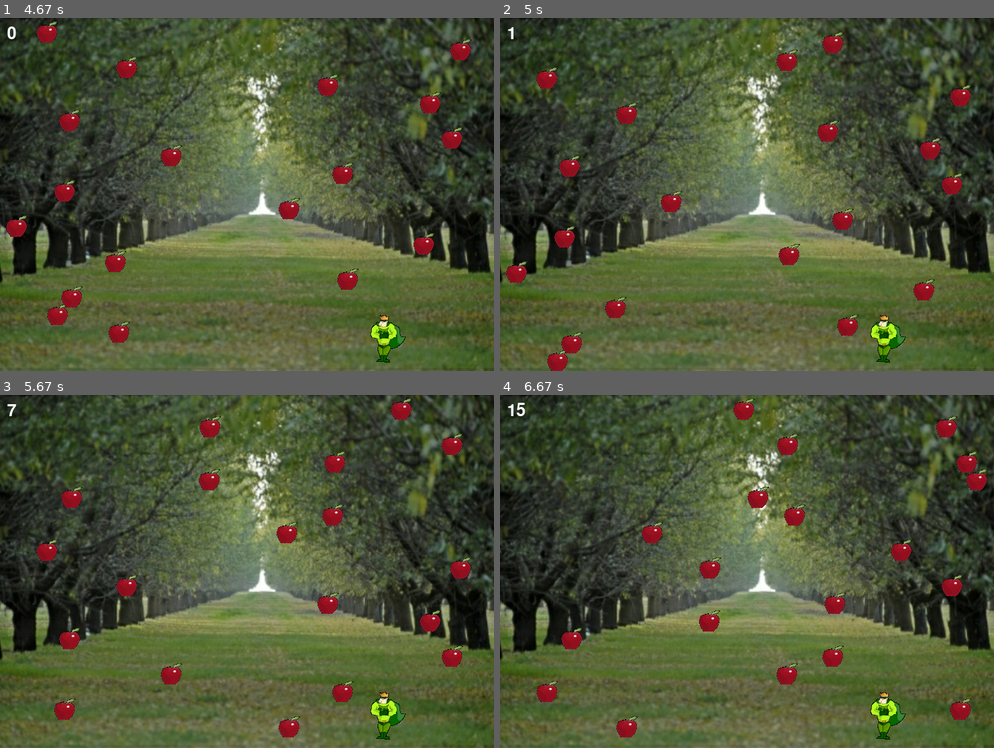
Above: before the commit, frames 1-4 (two rows, left to right).
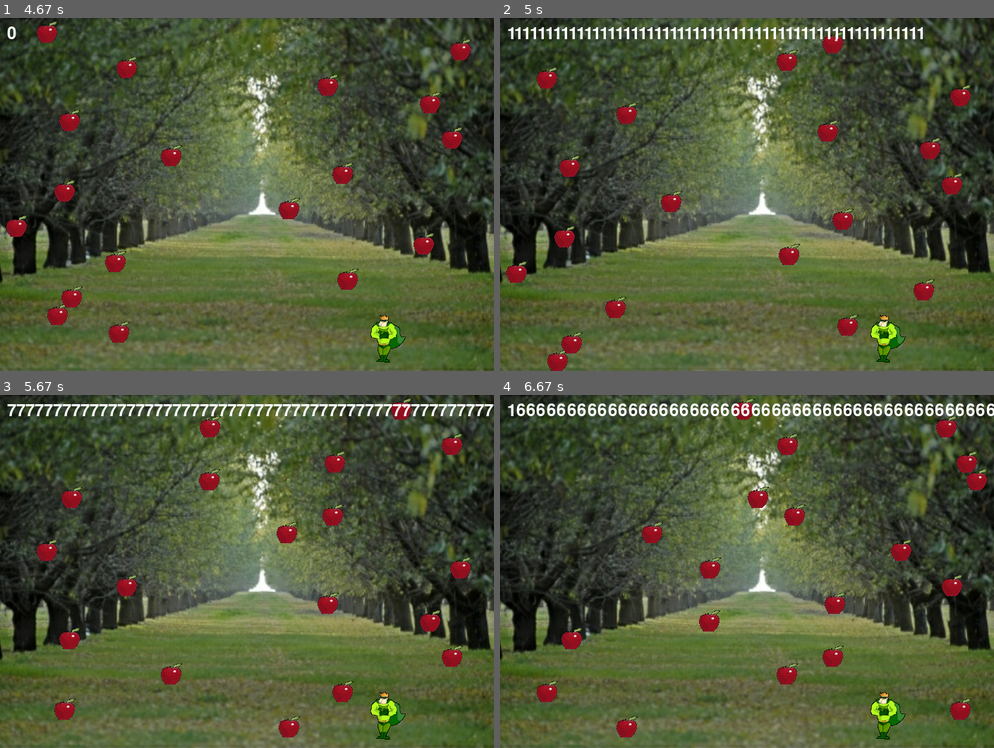
Above: after the commit, the same moments.

Repository: Carine-SHS-Digital-Tech/dodge-pygame-scaro0o
Game: pygame game, started from main.py
Two runs of this game, one before a commit and one after it. Both use one fixed random seed, a clock stepped at 60 frames per second and the inputs below.
Inputs:
- Up to frame 1 (4.67 s): hold Right 0.33-0.8 s; hold Right 0.83-1.3 s; hold Left 1.33-1.87 s; hold Left 1.9-2.3 s; hold Right 2.33-2.97 s; hold Left 3-3.47 s; hold Right 3.5-3.97 s; hold Right 4-4.47 s
- Up to frame 2 (5 s): no input
- Up to frame 3 (5.67 s): no input
- Up to frame 4 (6.67 s): no input

Frame 1 is identical in both runs. In frame 2, 1.2% of the frame differs, in the area x 3-86%, y 2-6%; in frame 3, 1.4%; in frame 4, 2.1%, in the area x 3-100%, y 2-6%.

Commit message:
Got to line 50

Diff:
--- a/main.py
+++ b/main.py
@@ -26,7 +26,7 @@
     def deleteFallingObjects(self,oldscore):
         if self.rect.y > 470:
             self.kill()
-            newscore = oldscore + 1
+            newscore = oldscore + 111111111111111111111111111111111111111111111111111111
             return newscore
         else:
             return oldscore
